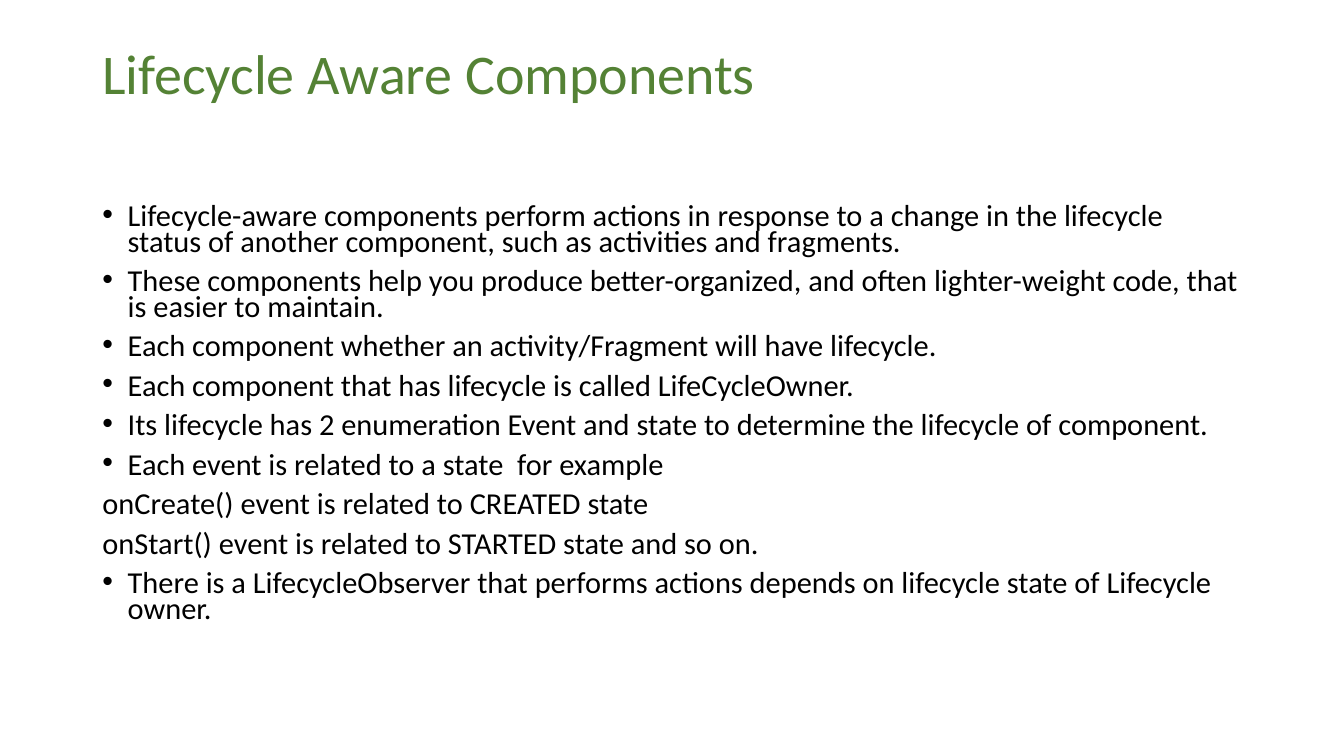
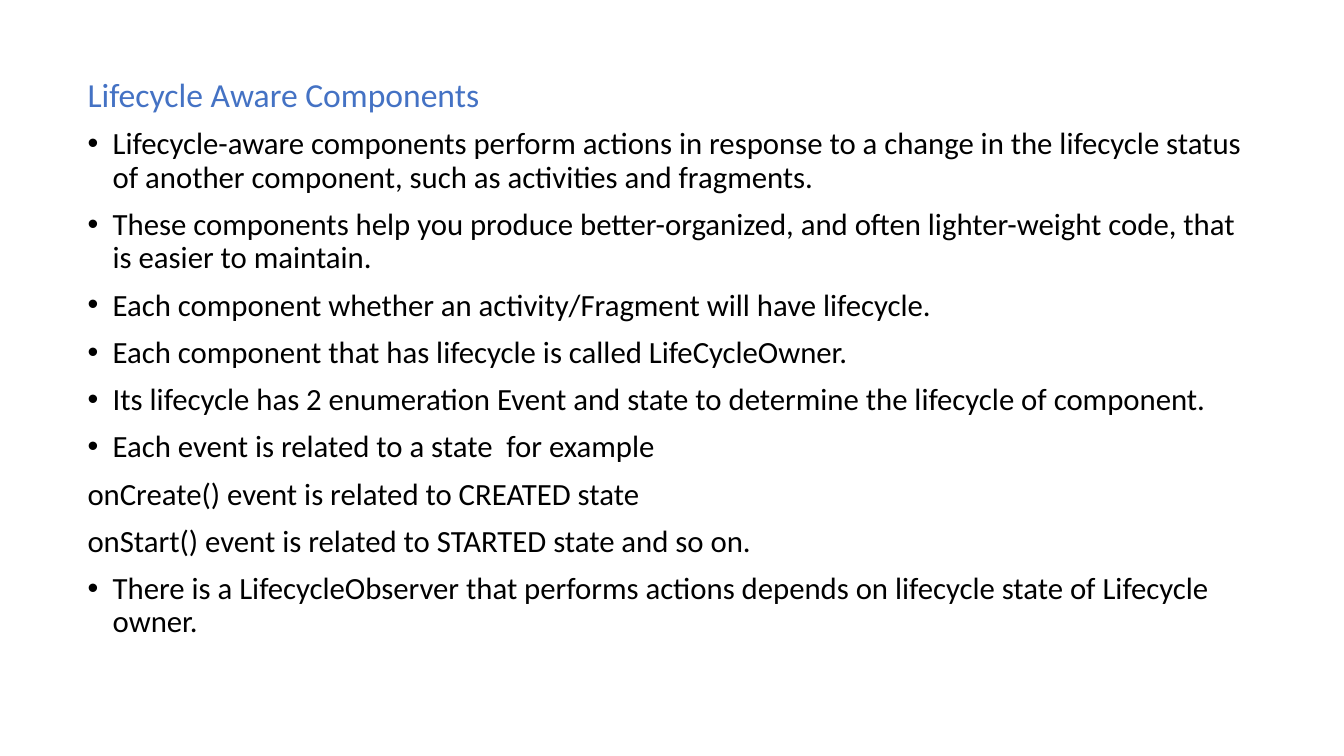
Before and after one commit to chandragithub2014/KotlinTemplates, a slide deck: slide 5 of USBank/USBank_Architecture_Android.pptx. Drawn at 1344x756 pixels with LibreOffice and Linux fonts; fonts in the diff are those of the drawing. Boxes give left, top, right and bottom in pixels: in the first picture for what was removed or moved away, otherwise in the second. Text is boxed around its words. In the diff, an @@ line names an element or a change of style, - is before the commit and + after.

```diff
--- a/USBank/USBank_Architecture_Android.pptx
+++ b/USBank/USBank_Architecture_Android.pptx
@@ title removed at [102, 55, 755, 103] @@
-Lifecycle Aware Components
@@ text "Lifecycle Aware Components": place and size @@
-text "Lifecycle Aware Components" at [102, 205, 1238, 620]
+text "Lifecycle Aware Components" at [88, 83, 1240, 633]
@@ text at [88, 83, 479, 113]: paragraph added @@
+Lifecycle Aware Components
@@ text at [88, 132, 1240, 633]: size 21.7 to 22 pt; line spacing 0.7 to 0.9 @@
```
Also in this commit, not shown: 8 other slides changed, 2 slides added, 20 slides removed, 5 other files.
